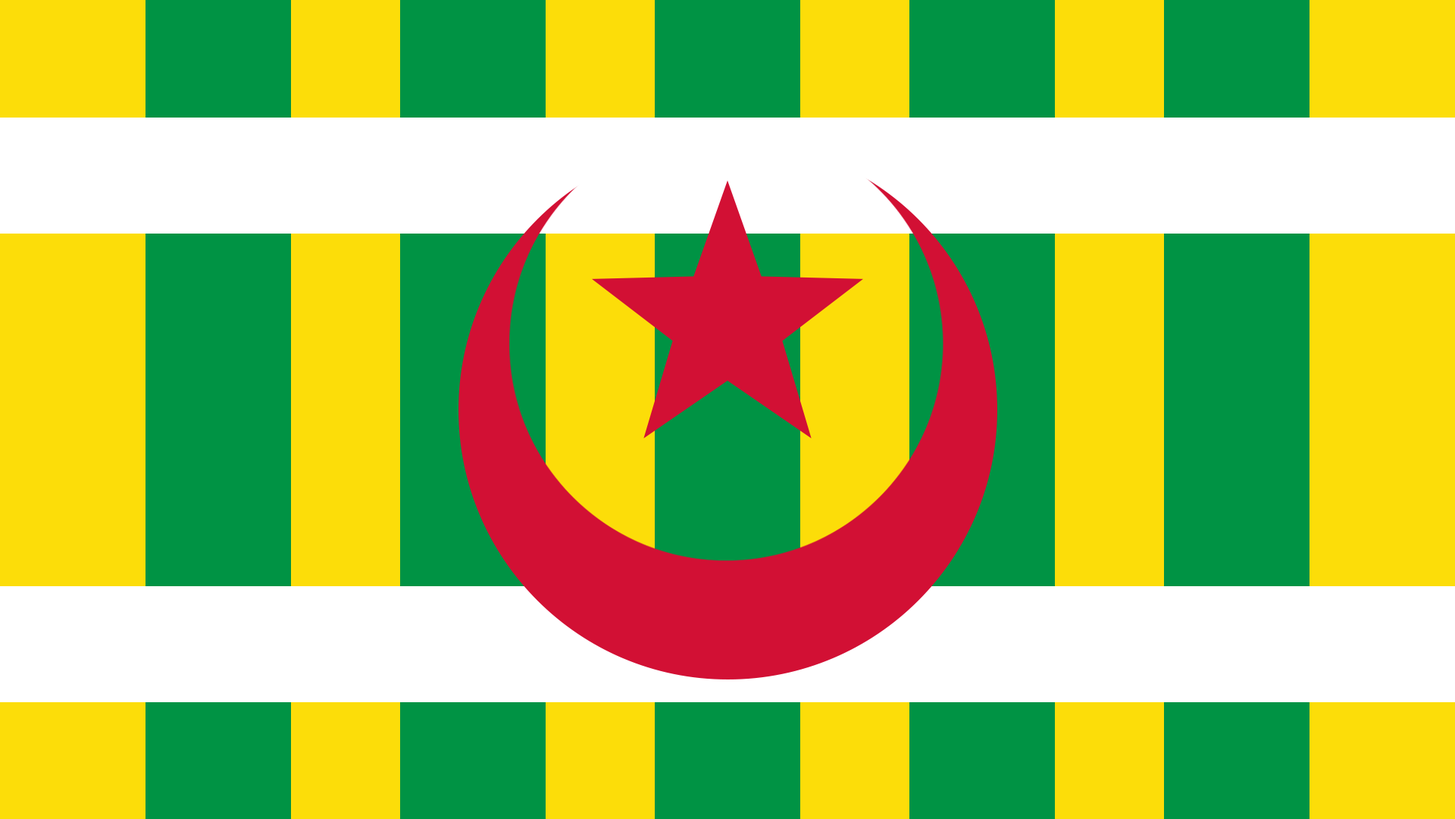
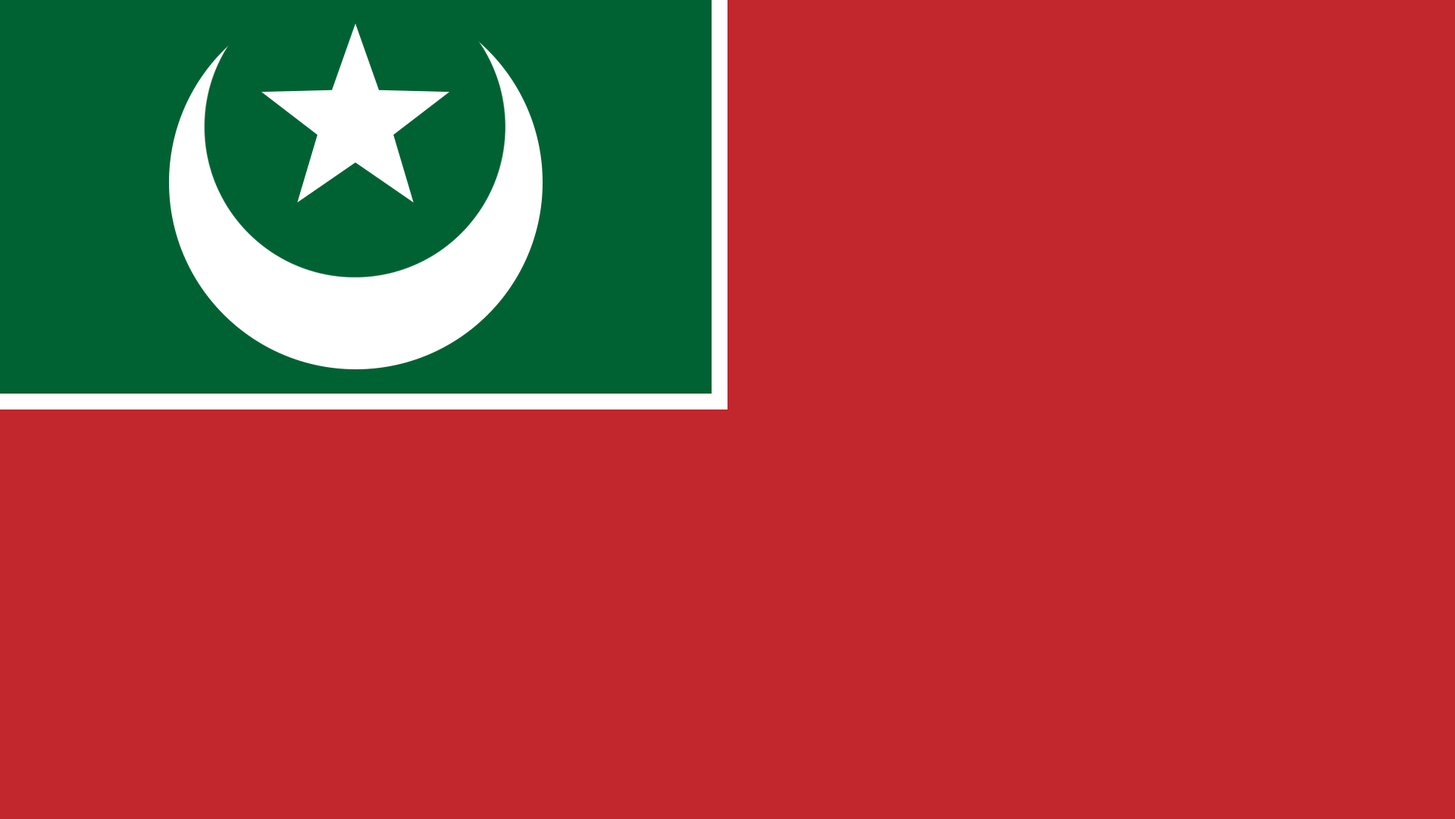
Revision of a layered 1455 × 819 image; what changed, layer by layer:
renamed "Слой 2" to "Заливка цветом 1", painted on it, masked it over [0, 0, 1455, 819]
added group "Группа 1" with 2 layers above "Слой 2" over [169, 23, 543, 370]
renamed "Слой 4" to "Эллипс 1", moved it into group "Группа 1", painted on it, masked it over [145, 0, 543, 819]
renamed "Слой 3" to "Многоугольник 1", moved it into group "Группа 1", painted on it over [0, 0, 1455, 819]
renamed "Слой 1" to "Слой 2", painted on it over [0, 0, 1455, 394]
removed layer "Слой 8" over [909, 0, 1056, 819]
removed layer "Слой 7" over [1164, 0, 1310, 819]
removed layer "Слой 6" over [654, 0, 801, 819]
removed layer "Слой 5" over [400, 0, 546, 819]
renamed "EAL" to "Слой 1", showed it, moved it below "Слой 2", painted on it over [0, 0, 1455, 819]
removed layer "Эллипс 1" over [458, 177, 998, 680]
removed layer "Многоугольник 1" over [591, 180, 864, 439]
